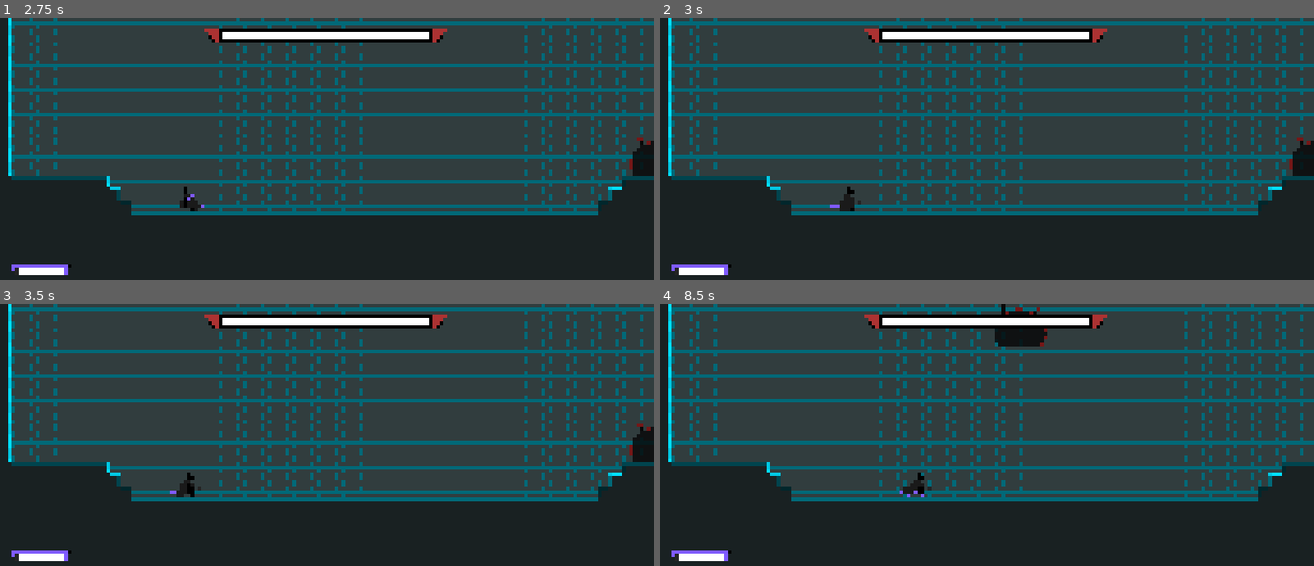
Above: before the commit, frames 1-4 (two rows, left to right).
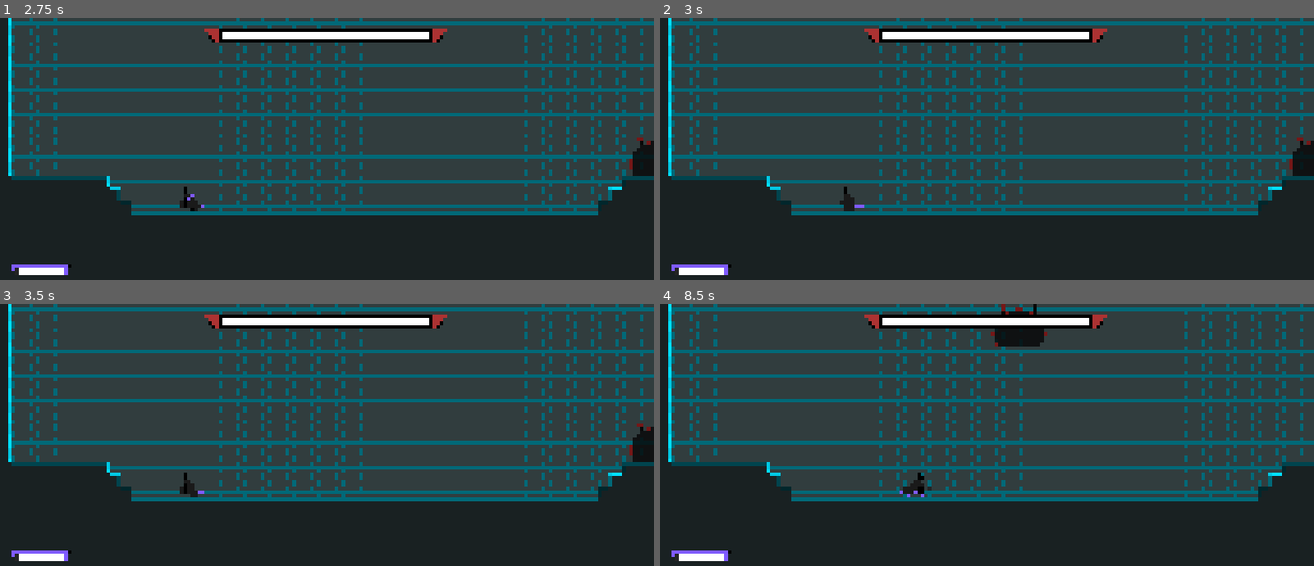
Above: after the commit, the same moments.

Repository: AnejMajnik/soulsvania
Game: Godot game, scene res://scenes/game.tscn
Same seed, same stepped clock (60 frames per second), same inputs: the game is played once before the commit and once after it.
Inputs (mouse positions are in pixels of both pictures, inside the frame that each line leads up to):
- Up to frame 1 (2.75 s): tap Enter at 0.5 s; move the mouse to (470, 141) at 0.52 s; hold D (move_right) 0.53-2.03 s; tap Shift (dash) at 0.6, 1.55, 2.3 s; tap Space (jump) at 0.77, 1.52 s; move the mouse to (196, 169) at 1.27 s; click (196, 169) at 1.35 s; move the mouse to (392, 93) at 2.02 s; hold A (move_left) from 2.03 s (still down); right-click (392, 93) at 2.1 s
- Up to frame 2 (3 s): move the mouse to (954, 209) at 2.77 s; release A (move_left) at 2.78 s; hold D (move_right) from 2.78 s (still down); tap Shift (dash) at 2.85 s
- Up to frame 3 (3.5 s): keep holding D (move_right); tap Space (jump) at 3.02 s
- Up to frame 4 (8.5 s): move the mouse to (1183, 482) at 3.52 s; tap Shift (dash) at 3.6, 4.55, 5.3, 5.85, 6.6, 7.55, 8.3 s; tap Space (jump) at 3.77, 4.52, 6.02, 6.77, 7.52 s; move the mouse to (790, 400) at 4.27 s; release D (move_right) at 4.28 s; hold A (move_left) 4.28-5.03 s; click (790, 400) at 4.35 s; move the mouse to (1019, 440) at 5.02 s; hold D (move_right) 5.03-5.78 s; right-click (1019, 440) at 5.1 s; move the mouse to (888, 372) at 5.77 s; hold A (move_left) 5.78-7.28 s; move the mouse to (1130, 427) at 6.52 s; move the mouse to (856, 455) at 7.27 s; hold D (move_right) from 7.28 s (still down); click (856, 455) at 7.35 s; move the mouse to (1052, 379) at 8.02 s; right-click (1052, 379) at 8.1 s

Frame 1 is identical in both runs. In frame 2, 0.1% of the frame differs, in the area x 25-32%, y 64-74%; in frame 3, 0.2%; in frame 4, less than 0.1%.

Commit message:
Player adjustments, slime rain attack adjustments

Diff:
--- a/project.godot
+++ b/project.godot
@@ -31,6 +31,7 @@
 enemy=""
 foreground=""
 player=""
+player_attack=""
 
 [input]
 
--- a/scenes/bosses/slime_boss.tscn
+++ b/scenes/bosses/slime_boss.tscn
@@ -959,7 +959,7 @@
 metadata/_custom_type_script = "uid://bt027fcrq1hh2"
 
 [node name="RainTimer" type="Timer" parent="StateMachine/Attack/AttackStateMachine/RainAttack" unique_id=1040734292]
-wait_time = 0.25
+wait_time = 0.2
 one_shot = true
 
 [node name="FlyTimer" type="Timer" parent="StateMachine/Attack/AttackStateMachine/RainAttack" unique_id=1544493788]
--- a/scenes/player.tscn
+++ b/scenes/player.tscn
@@ -1048,27 +1048,27 @@
 player = NodePath("../..")
 metadata/_custom_type_script = "uid://bt027fcrq1hh2"
 
-[node name="ComboHit1" type="Node" parent="StateMachine" unique_id=198184852 node_paths=PackedStringArray("dash_state", "combo_recover", "combo_continue")]
+[node name="ComboHit1" type="Node" parent="StateMachine" unique_id=198184852 node_paths=PackedStringArray("dash_state", "combo_recover", "combo_continue") groups=["player_attack"]]
 script = ExtResource("18_4ni07")
 dash_state = NodePath("../Dash")
 combo_recover = NodePath("../ComboRecover")
 combo_continue = NodePath("../ComboHit2")
 metadata/_custom_type_script = "uid://bt027fcrq1hh2"
 
-[node name="ComboRecover" type="Node" parent="StateMachine" unique_id=1646542839 node_paths=PackedStringArray("idle_state", "dash_state", "combo_continue")]
+[node name="ComboRecover" type="Node" parent="StateMachine" unique_id=1646542839 node_paths=PackedStringArray("idle_state", "dash_state", "combo_continue") groups=["player_attack"]]
 script = ExtResource("19_ke2ow")
 idle_state = NodePath("../Idle")
 dash_state = NodePath("../Dash")
 combo_continue = NodePath("../ComboHit2")
 metadata/_custom_type_script = "uid://bt027fcrq1hh2"
 
-[node name="ComboHit2" type="Node" parent="StateMachine" unique_id=1489027849 node_paths=PackedStringArray("dash_state", "idle_state")]
+[node name="ComboHit2" type="Node" parent="StateMachine" unique_id=1489027849 node_paths=PackedStringArray("dash_state", "idle_state") groups=["player_attack"]]
 script = ExtResource("20_l71n6")
 dash_state = NodePath("../Dash")
 idle_state = NodePath("../Idle")
 metadata/_custom_type_script = "uid://bt027fcrq1hh2"
 
-[node name="HeavyAttack" type="Node" parent="StateMachine" unique_id=1583182429 node_paths=PackedStringArray("idle_state")]
+[node name="HeavyAttack" type="Node" parent="StateMachine" unique_id=1583182429 node_paths=PackedStringArray("idle_state") groups=["player_attack"]]
 script = ExtResource("15_qfm1y")
 idle_state = NodePath("../Idle")
 metadata/_custom_type_script = "uid://bt027fcrq1hh2"
--- a/scripts/player.gd
+++ b/scripts/player.gd
@@ -5,7 +5,11 @@
 @export var DECCELERATION_SPEED = 20
 @export var JUMP_VELOCITY = -275.0
 
-@export var attack_state: State
+@export var combo_hit_1: State
+@export var combo_recover: State
+@export var combo_hit_2: State
+@export var heavy_attack: State
+
 @export var max_health: int = 100
 @export var health: int
 
@@ -113,7 +117,8 @@
 	var direction := Input.get_axis("move_left", "move_right")
 
 	# Flip sprite based on direction
-	flip_sprite(direction)
+	if not state_machine.active_state.is_in_group("player_attack"):
+		flip_sprite(direction)
 
 	if health <= 0:
 		set_physics_process(false) #Stop processing
--- a/scripts/slime_boss/states/jump_attack.gd
+++ b/scripts/slime_boss/states/jump_attack.gd
@@ -4,7 +4,7 @@
 @onready var player: Player = Autoload.player_node
 
 const SLAM_SPEED = 700
-const FLY_SPEED = 370
+const FLY_SPEED = 420
 const DAMAGE: int = 40
 const AOE_DAMAGE: int = 20
 
@@ -19,7 +19,7 @@
 @onready var ray_cast_down_right: RayCast2D = %RayCastDownRight
 @onready var slam_aoe: Area2D = %SlamAOE
 
-var recovery_time: float = 1.25
+var recovery_time: float = 1.0
 
 func enter_state() -> void:
 	change_state(Substate.JUMP)
--- a/scripts/slime_boss/states/rain_attack.gd
+++ b/scripts/slime_boss/states/rain_attack.gd
@@ -32,6 +32,8 @@
 # Fly
 var fly_height: int = 200
 var direction: int = -1
+var target_bounces: int = 4
+var bounces: int = 0
 
 func enter_state() -> void:
 	change_state(Substate.JUMP)
@@ -78,8 +80,8 @@
 			slime_boss.play_animation("fly")
 			jump()
 		Substate.RAIN:
+			bounces = 0
 			rain_timer.start()
-			fly_timer.start()
 		Substate.SLAM:
 			slime_boss.velocity.x = 0
 			slam_timer.wait_time = randomize_slam_timer()
@@ -89,8 +91,13 @@
 	if current_state == Substate.RAIN:
 		if ray_cast_left.is_colliding():
 			direction = 1
+			bounces += 1
 		elif ray_cast_right.is_colliding():
 			direction = -1
+			bounces += 1
+
+		if bounces >= target_bounces and (slime_boss.global_position.x - player.global_position.x) < 200:
+			change_state(Substate.FLY)
 
 		slime_boss.velocity.x = FLY_SPEED * direction
 	elif current_state == Substate.FLY:
@@ -114,7 +121,6 @@
 func _on_fly_timer_timeout() -> void:
 	change_state(Substate.FLY)
 
-
 func _on_slam_timer_timeout() -> void:
 	slam()
 
